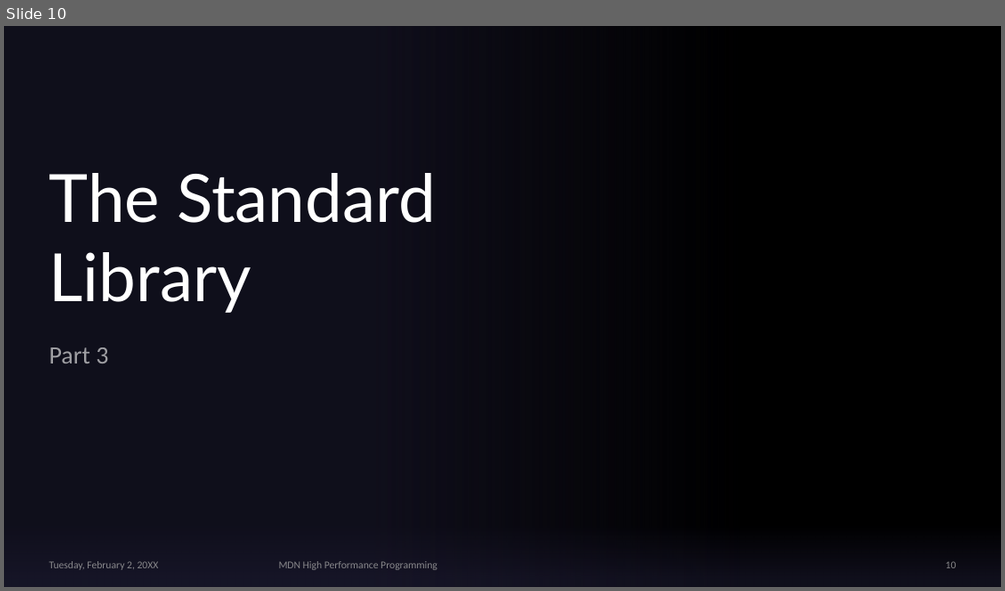
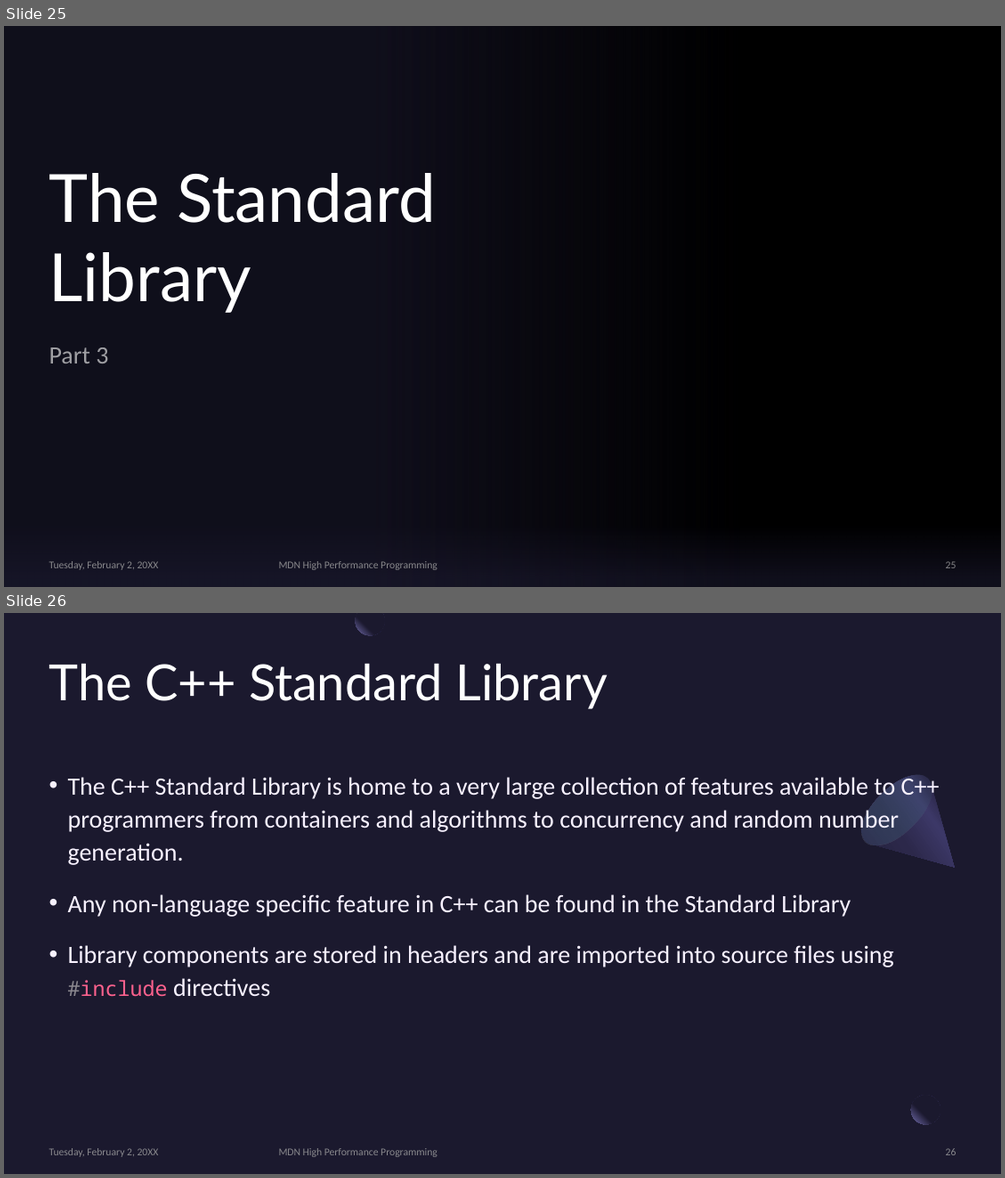
Before and after one commit to MonashDeepNeuron/HPP, a slide deck: content/part3/slides/hpp_part3.pptx. Shown one above the other, each under a label of ours: slide 10 before the commit, slides 25 and 26 after it. The pictures are 1005x591 and 1005x1178 pixels, drawn with LibreOffice and Linux fonts; fonts in the diff are those of the drawing; background and template pictures are left out. Boxes give left, top, right and bottom in pixels: in the first picture for what was removed or moved away, otherwise in the second. Text is boxed around its words. In the diff, an @@ line names an element or a change of style, - is before the commit and + after.

```diff
--- a/content/part3/slides/hpp_part3.pptx
+++ b/content/part3/slides/hpp_part3.pptx
@@ slide 26 added at bbox=[4, 613, 1001, 1174], background #1B192E @@
@@ freeform shape added at bbox=[356, 613, 385, 635], fill gradient #1B192E to #7771B2 @@
@@ title added at bbox=[49, 663, 607, 709], 48 pt, text #FFFFFF @@
+The C++ Standard Library
@@ freeform shape added at bbox=[850, 763, 986, 899], fill gradient #2C284A to #3C3867 to #1B192E @@
@@ ellipse added at bbox=[850, 763, 944, 857], fill gradient #454075 to #5BEFC1 @@
@@ text added at bbox=[68, 774, 939, 997], 24 pt, text #F7F1FF @@
+• The C++ Standard Library is home to a very large collection of features available to C++ programmers from containers and algorithms to concurrency and random number generation.
+• Any non-language specific feature in C++ can be found in the Standard Library
+• Library components are stored in headers and are imported into source files using #include directives
@@ rectangle added at bbox=[940, 1089, 971, 1119], fill #1B192E at 80% opacity @@
@@ ellipse added at bbox=[911, 1095, 940, 1125], fill gradient #1B192E to #7771B2 @@
@@ text added at bbox=[49, 1148, 159, 1157], 10 pt, text #A6A6A6 at 80% opacity @@
+Tuesday, February 2, 20XX
@@ text added at bbox=[279, 1148, 437, 1157], 10 pt, text #A6A6A6 at 80% opacity @@
+MDN High Performance Programming
@@ page number added at bbox=[946, 1148, 956, 1155], 10 pt, text #A6A6A6 at 80% opacity @@
+26
@@ what was slide 10 is now slide 25 @@
@@ page number at bbox=[946, 561, 956, 568]: text changed @@
-10
+25
```
Also in this commit, not shown: 2 slides changed, 23 other slides added, 4 other files.
